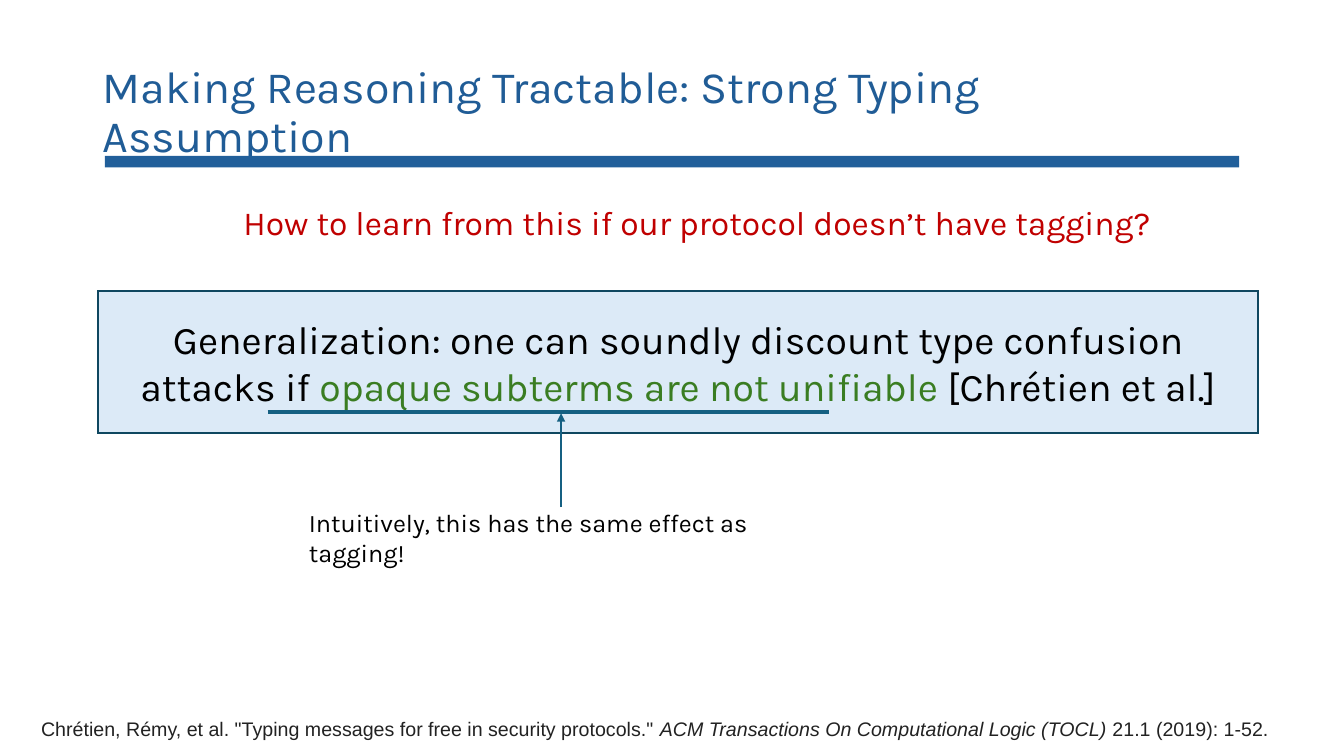
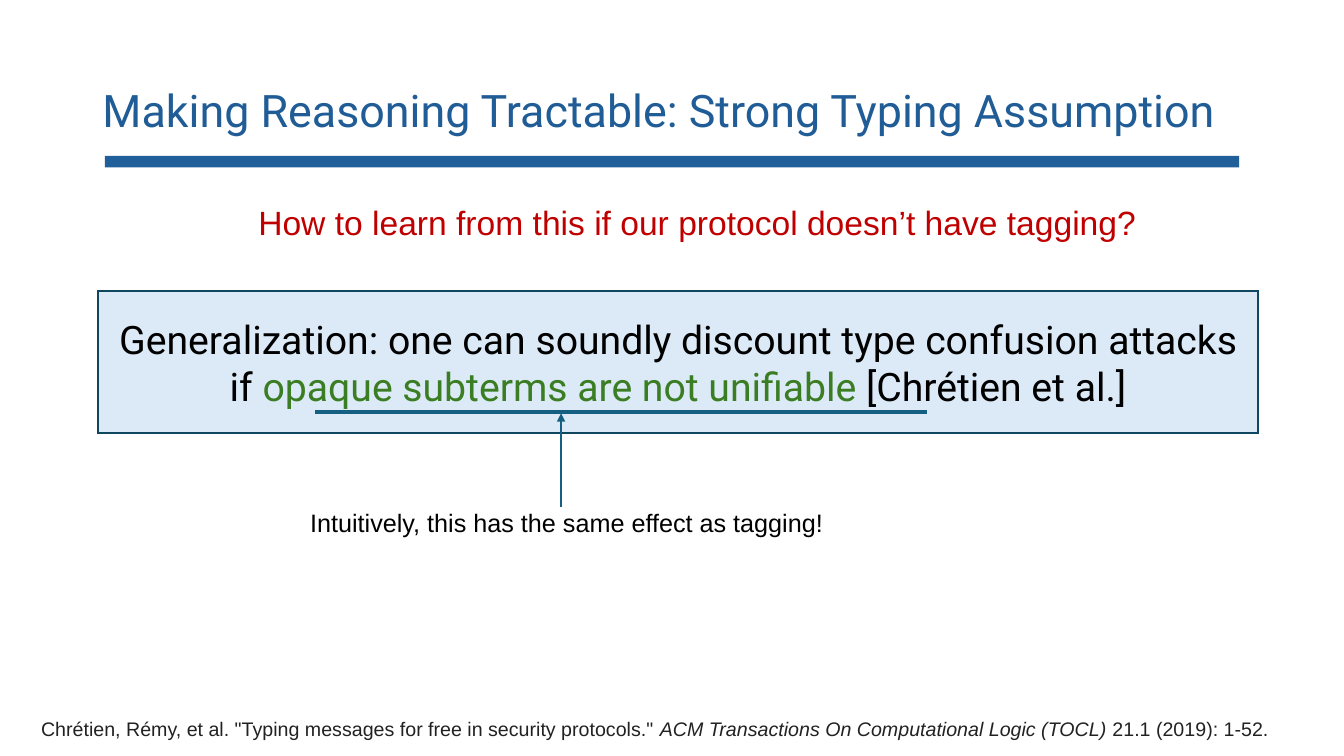
Before and after one commit to lorchrob/comp_slides, a slide deck: slide 94 of comp.pptx. Drawn at 1344x756 pixels with LibreOffice and Linux fonts; fonts in the diff are those of the drawing. Boxes give left, top, right and bottom in pixels: in the first picture for what was removed or moved away, otherwise in the second. Text is boxed around its words. In the diff, an @@ line names an element or a change of style, - is before the commit and + after.

```diff
--- a/comp.pptx
+++ b/comp.pptx
@@ title "Making Reasoning Tractable: Strong Typing ..." at box(102, 93, 1214, 137): font Karla to Roboto @@
@@ text "How to learn from this ..." at box(258, 210, 1136, 242): font Karla to Arial @@
@@ rectangle "Generalization: one can soundly discount ..." at box(99, 291, 1258, 434): font Karla to Roboto @@
@@ line moved from (268, 412) - (829, 412) to (316, 412) - (928, 412) @@
@@ text "Intuitively, this has the same ..." at box(310, 513, 823, 538): font Karla to Arial @@
```
Also in this commit, not shown: 94 other slides changed.
